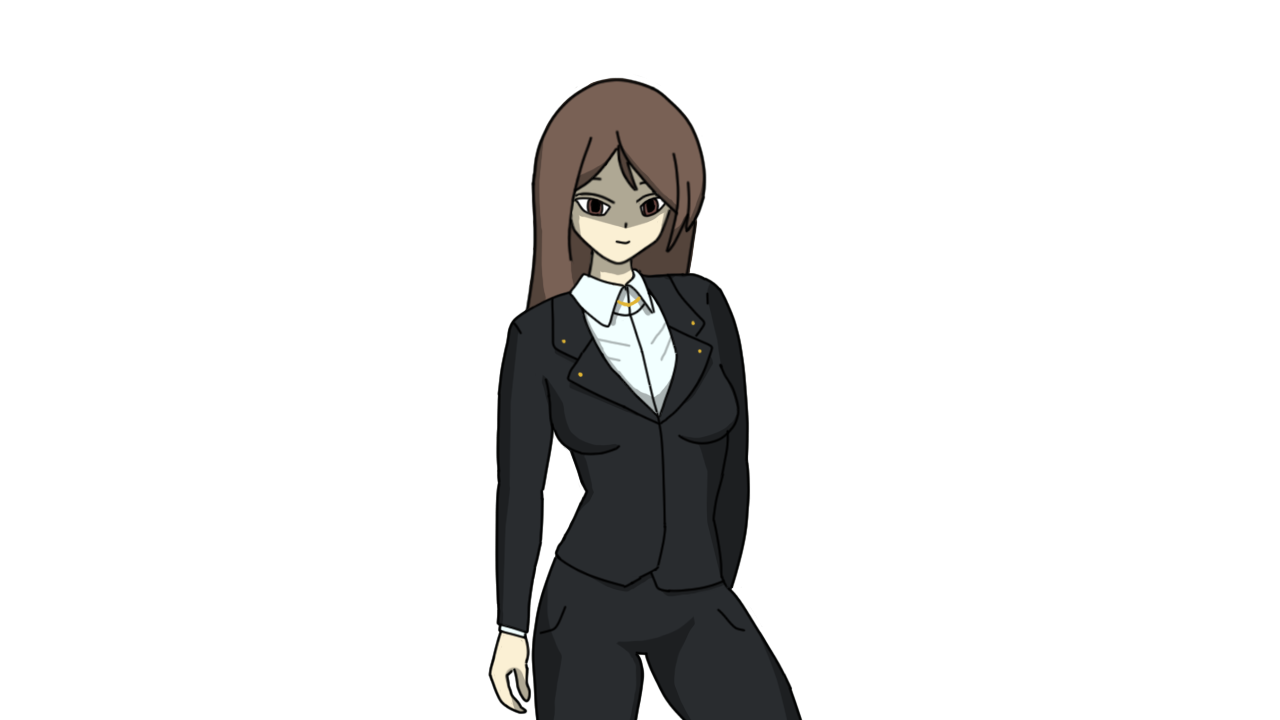
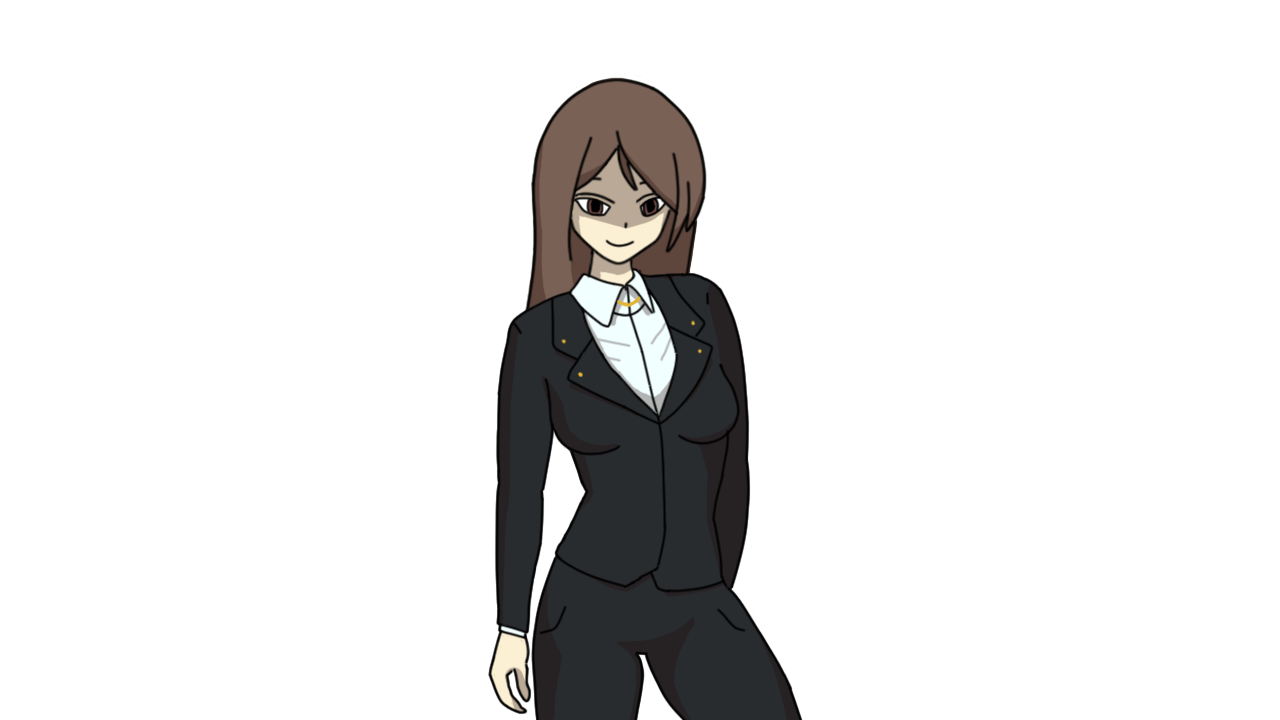
Layers edited between the first and the second 1280 × 720 image:
added layer "Layer 16" above "Layer 14" over (605, 239, 635, 248)
hid "Layer 14" over (614, 239, 632, 246)
